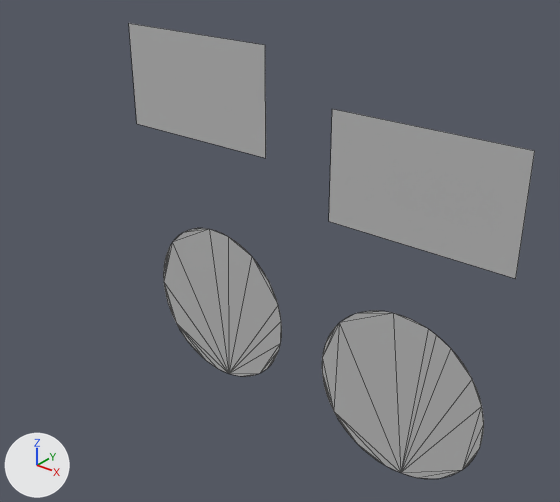
What one commit did to the FBX model Assets/novoteste.fbx.
The view is the same before and after, from a 50 mm lens placed at (0.0206, -0.0297, 0.0158), pointed at (-0.0012, -0.0024, -0.0011). Lighting does not change. The marker at lower left points along +X, +Y and +Z. The picture after the commit comes second. Mesh edges are drawn as thin lines. Where no turn or scale is listed for an object, it has been applied to the vertices.

Before the edit, the objects in view are built like this:
```python
me_object_1 = bpy.data.meshes.new('Object_1')
me_object_1.from_pydata(...)  # 64 vertices, 62 faces; spans x -0.00019..0.00949, y 0.0, z -0.01352..-0.00384
me_object_1.materials.append(mat_material_1)  # grey #bcbcbc
me_object_2 = bpy.data.meshes.new('Object_2')
me_object_2.from_pydata([(-0.01404, 0.0, 0.00248), (-0.01404, 0.0, 0.00828), (-0.0041, 0.0, 0.00248), (-0.0041, 0.0, 0.00828)], [], [(3, 1, 0, 2)])
me_object_2.materials.append(mat_material_1)  # grey #bcbcbc
me_object_2_2 = bpy.data.meshes.new('Object_2_2')
me_object_2_2.from_pydata([(0.0, 0.0, 0.0), (0.0, 0.0, 0.00581), (0.00994, 0.0, 0.0), (0.00994, 0.0, 0.00581)], [], [(3, 1, 0, 2)])
me_object_2_2.materials.append(mat_material_1)  # grey #bcbcbc
ob_object_1 = bpy.data.objects.new('Object_1', me_object_1)
ob_object_1.location = (0.0, 0.0, 0.0)
ob_object_2 = bpy.data.objects.new('Object_2', me_object_2)
ob_object_2.location = (0.0, 0.0, 0.0)
ob_object_2_2 = bpy.data.objects.new('Object_2_2', me_object_2_2)
ob_object_2_2.location = (0.0, 0.0, 0.0)
# also in view: 'Object_1_2' at (-0.0079, 0.0, -0.0076)
```
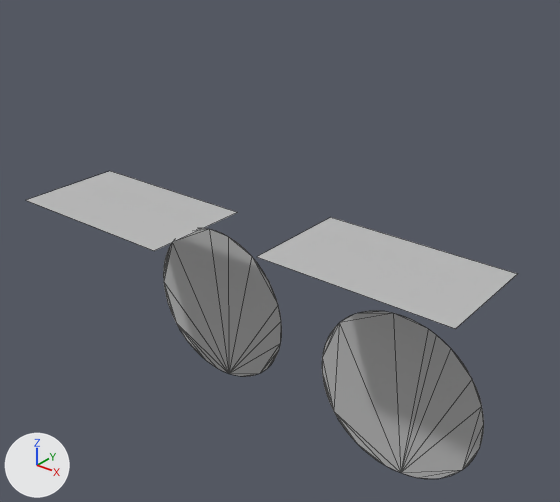
Changed parts and their boxes [x1, y1, x2, y2] in the pictures (560 x 502 px):
'Object_2_2', reshaped (26% wider, 34% shorter): before [329, 109, 535, 279]; after [258, 217, 517, 329]
'Object_2', reshaped (53% wider, 40% shorter): before [129, 23, 266, 158]; after [27, 171, 237, 251]

Diff of the bpy script that builds the scene:
```diff
--- a/Assets/novoteste.fbx.py
+++ b/Assets/novoteste.fbx.py
@@ me_object_2 @@
 # used by ob_object_2; location = (0.0, 0.0, 0.0)
-me_object_2.from_pydata(...)  # 4 vertices, 1 face; spans x -0.01404..-0.0041, y 0.0, z 0.00248..0.00828
-me_object_2.vertices[0].co = (-0.01404, 0.0, 0.00248)  # pixel (136, 123)
-me_object_2.vertices[1].co = (-0.01404, 0.0, 0.00828)  # pixel (128, 23)
-me_object_2.vertices[2].co = (-0.0041, 0.0, 0.00248)  # pixel (265, 158)
-me_object_2.vertices[3].co = (-0.0041, 0.0, 0.00828)  # pixel (265, 44)
+me_object_2.from_pydata(...)  # 4 vertices, 1 face; spans x -0.01404..-0.0041, y -0.00812..-0.00231, z 0.00017
+# me_object_2 part 1
+me_object_2.vertices[0].co = (-0.01404, -0.00231, 0.00017)  # pixel (110, 170)
+me_object_2.vertices[1].co = (-0.01404, -0.00812, 0.00017)  # pixel (25, 200)
+me_object_2.vertices[2].co = (-0.0041, -0.00231, 0.00017)  # pixel (237, 212)
+me_object_2.vertices[3].co = (-0.0041, -0.00812, 0.00017)  # pixel (154, 250)
 me_object_2.materials.append(mat_material_1)
@@ me_object_2_2 @@
 # used by ob_object_2_2; location = (0.0, 0.0, 0.0)
-me_object_2_2.from_pydata(...)  # 4 vertices, 1 face; spans x 0.0..0.00994, y 0.0, z 0.0..0.00581
-me_object_2_2.vertices[0].co = (0.0, 0.0, 0.0)  # pixel (328, 221)
-me_object_2_2.vertices[1].co = (0.0, 0.0, 0.00581)  # pixel (332, 108)
-me_object_2_2.vertices[2].co = (0.00994, 0.0, 0.0)  # pixel (515, 278)
-me_object_2_2.vertices[3].co = (0.00994, 0.0, 0.00581)  # pixel (534, 150)
+me_object_2_2.from_pydata(...)  # 4 vertices, 1 face; spans x 0.0..0.00994, y -0.00564..0.00017, z 0.00017
+# me_object_2_2 part 2
+me_object_2_2.vertices[0].co = (0.0, 0.00017, 0.00017)  # pixel (330, 217)
+me_object_2_2.vertices[1].co = (0.0, -0.00564, 0.00017)  # pixel (256, 256)
+me_object_2_2.vertices[2].co = (0.00994, 0.00017, 0.00017)  # pixel (517, 273)
+me_object_2_2.vertices[3].co = (0.00994, -0.00564, 0.00017)  # pixel (455, 328)
 me_object_2_2.materials.append(mat_material_1)
```
